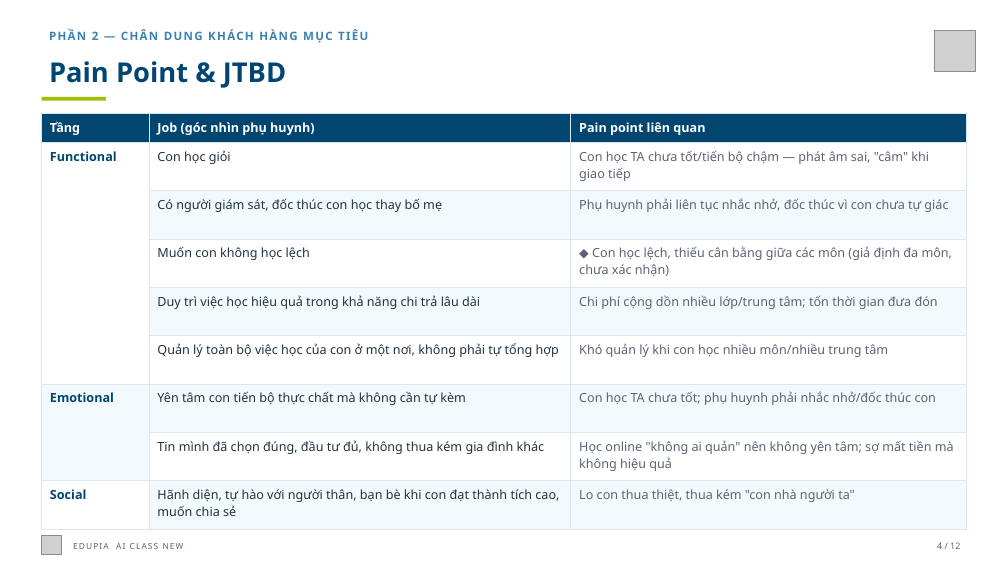
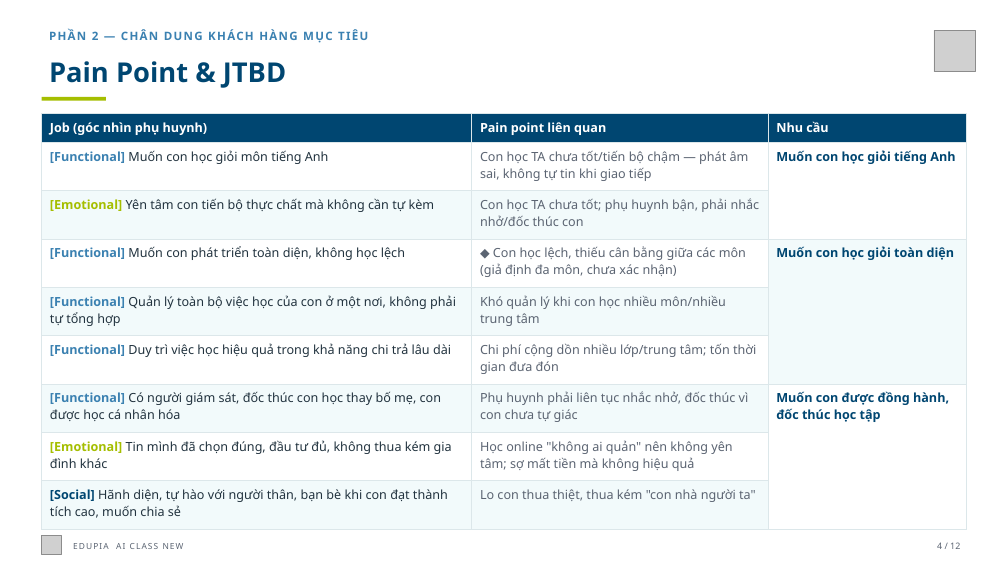
Before and after one commit to landangedupia/edupia-product, a slide deck: slide 5 of 03_product/concepts/AI-Class-New-slide-deck-FINAL-2026-08-21-branded.pptx. Drawn at 1008x567 pixels with LibreOffice and Linux fonts; fonts in the diff are those of the drawing; grey boxes stand for pictures. Boxes give left, top, right and bottom in pixels: in the first picture for what was removed or moved away, otherwise in the second. Text is boxed around its words. In the diff, an @@ line names an element or a change of style, - is before the commit and + after.

Commit message:
cập nhật slide

```diff
--- a/03_product/concepts/AI-Class-New-slide-deck-FINAL-2026-08-21-branded.pptx
+++ b/03_product/concepts/AI-Class-New-slide-deck-FINAL-2026-08-21-branded.pptx
@@ table at [42, 113, 966, 529] @@
-row 1: Tầng | Job (góc nhìn phụ huynh) | Pain point liên quan
+row 1: Job (góc nhìn phụ huynh) | Pain point liên quan | Nhu cầu
-row 2: Functional | Con học giỏi | Con học TA chưa tốt/tiến bộ chậm — phát âm sai, "câm" khi giao tiếp
+row 2: [Functional] Muốn con học giỏi môn tiếng Anh | Con học TA chưa tốt/tiến bộ chậm — phát âm sai, không tự tin khi giao tiếp | Muốn con học giỏi tiếng Anh
-row 3:  | Có người giám sát, đốc thúc con học thay bố mẹ | Phụ huynh phải liên tục nhắc nhở, đốc thúc vì con chưa tự giác
+row 3: [Emotional] Yên tâm con tiến bộ thực chất mà không cần tự kèm | Con học TA chưa tốt; phụ huynh bận, phải nhắc nhở/đốc thúc con | 
-row 4:  | Muốn con không học lệch | ◆ Con học lệch, thiếu cân bằng giữa các môn (giả định đa môn, chưa xác nhận)
+row 4: [Functional] Muốn con phát triển toàn diện, không học lệch | ◆ Con học lệch, thiếu cân bằng giữa các môn (giả định đa môn, chưa xác nhận) | Muốn con học giỏi toàn diện
-row 5:  | Duy trì việc học hiệu quả trong khả năng chi trả lâu dài | Chi phí cộng dồn nhiều lớp/trung tâm; tốn thời gian đưa đón
+row 5: [Functional] Quản lý toàn bộ việc học của con ở một nơi, không phải tự tổng hợp | Khó quản lý khi con học nhiều môn/nhiều trung tâm | 
-row 6:  | Quản lý toàn bộ việc học của con ở một nơi, không phải tự tổng hợp | Khó quản lý khi con học nhiều môn/nhiều trung tâm
+row 6: [Functional] Duy trì việc học hiệu quả trong khả năng chi trả lâu dài | Chi phí cộng dồn nhiều lớp/trung tâm; tốn thời gian đưa đón | 
-row 7: Emotional | Yên tâm con tiến bộ thực chất mà không cần tự kèm | Con học TA chưa tốt; phụ huynh phải nhắc nhở/đốc thúc con
+row 7: [Functional] Có người giám sát, đốc thúc con học thay bố mẹ, con được học cá nhân hóa | Phụ huynh phải liên tục nhắc nhở, đốc thúc vì con chưa tự giác | Muốn con được đồng hành, đốc thúc học tập
-row 8:  | Tin mình đã chọn đúng, đầu tư đủ, không thua kém gia đình khác | Học online "không ai quản" nên không yên tâm; sợ mất tiền mà không hiệu quả
+row 8: [Emotional] Tin mình đã chọn đúng, đầu tư đủ, không thua kém gia đình khác | Học online "không ai quản" nên không yên tâm; sợ mất tiền mà không hiệu quả | 
-row 9: Social | Hãnh diện, tự hào với người thân, bạn bè khi con đạt thành tích cao, muốn chia sẻ | Lo con thua thiệt, thua kém "con nhà người ta"
+row 9: [Social] Hãnh diện, tự hào với người thân, bạn bè khi con đạt thành tích cao, muốn chia sẻ | Lo con thua thiệt, thua kém "con nhà người ta" | 
@@ fill #FFFFFF to #F2FAFB in 2 cells @@
@@ fill #F2FAFB to #FFFFFF in row 7, column 3 @@
```
Also in this commit, not shown: 2 other files.
